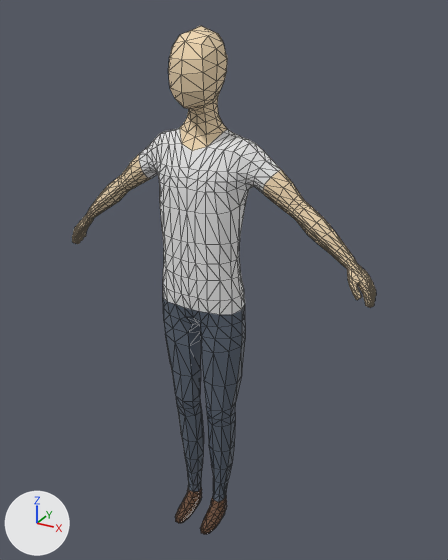
A saved change to the glTF model visualization/3D/models/pedestrian.glb.
Before and after are seen from a camera (50 mm lens) standing at (5.66, -9.38, 10.53) and looking at (0.28, 0.4, 5.64). Arrows for +X, +Y and +Z are at lower left; the lights stay in place. Mesh edges are drawn as thin lines.

The first picture shows 'Man'.
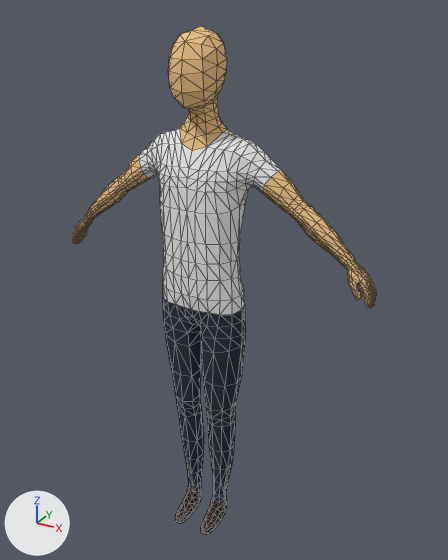
What changed in the scene script:
```text
Change img_mancolors:
    img_mancolors: load_image('ManColors', '_unpacked/ManColors', 48, 48, 'Non-Color') -> load_image('ManColors', '_unpacked/ManColors', 48, 48, 'sRGB')
Add mat_material:
    mat_material = principled_material('Material')
    mat_material.texture = img_mancolors
    mat_material.roughness = 1.0
Change me_man:
    where me_man.from_pydata(...)  # 1274 vertices, 2544 faces; spans x -3.29..3.29, y -0.66..0.62, z -0.05..10.26
    remove me_man.materials.append(mat_skin)
    add me_man.materials.append(mat_material)  # picture img_mancolors
```

Boxes [x1, y1, x2, y2] around the edits, measured in the pictures (448 x 560 px):
'Man', surface changed, recoloured
    both: [73, 26, 376, 534]
